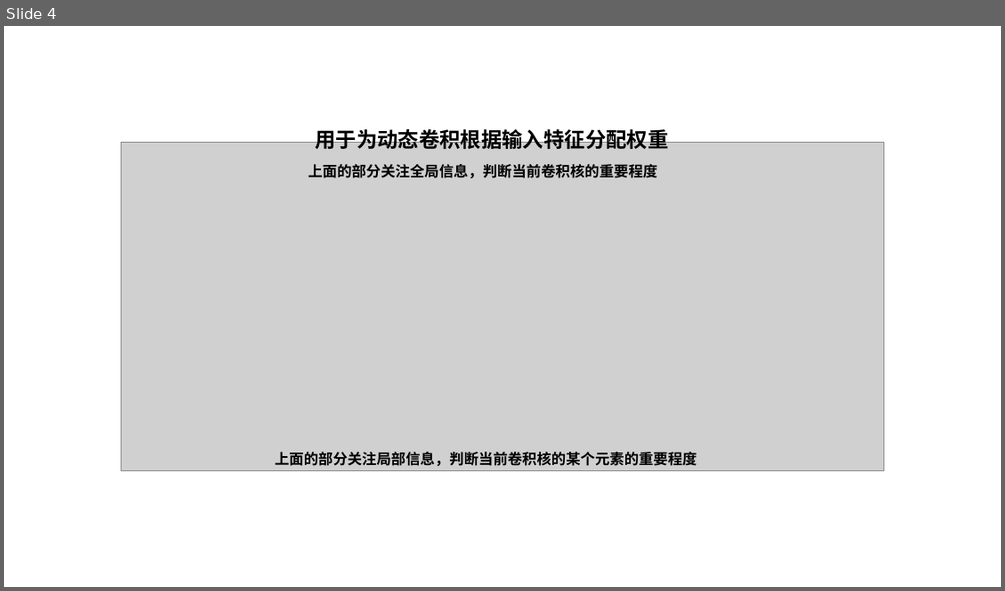
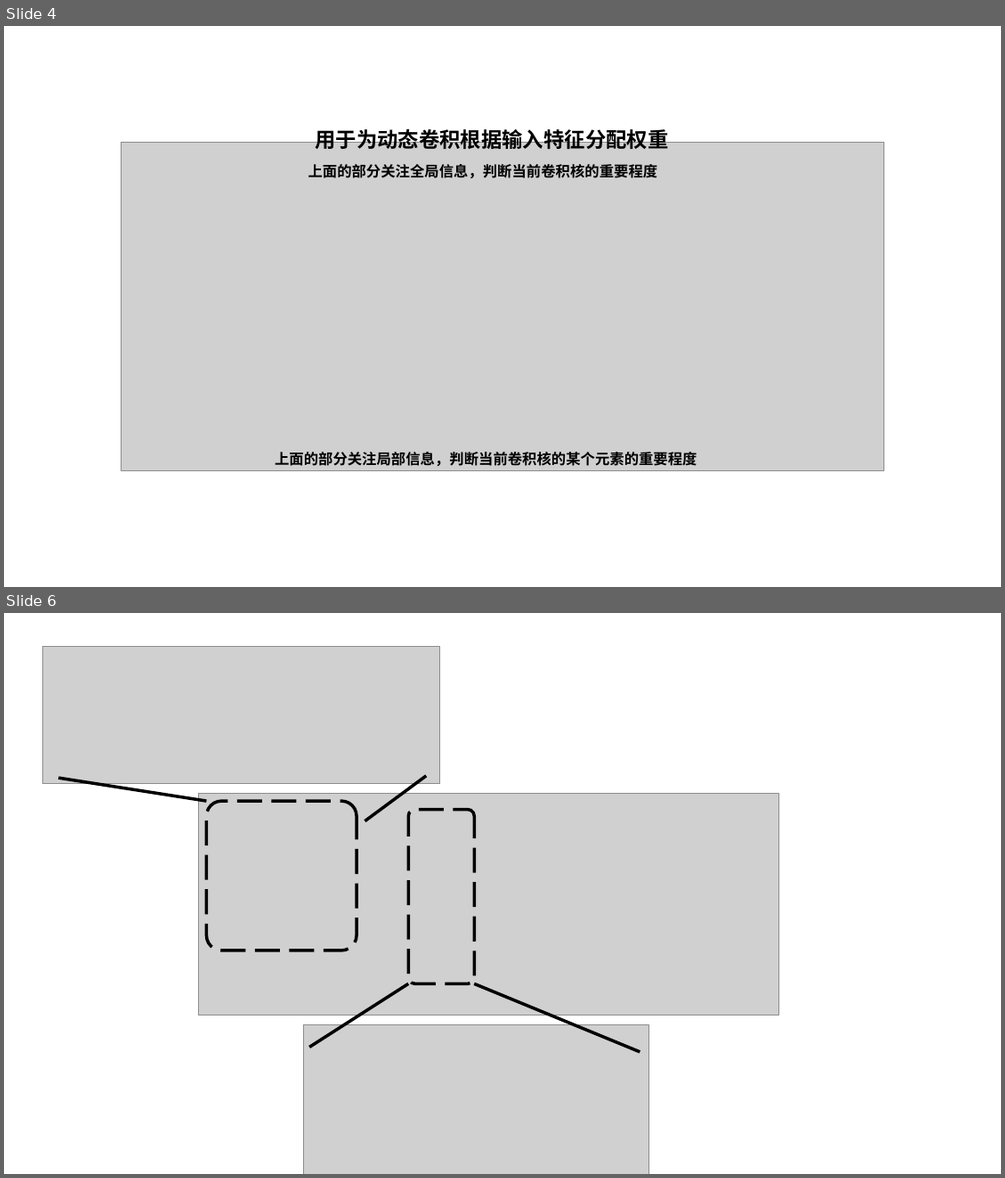
Before and after one commit to Elephant-King9/Paper, a slide deck: 论文插图.pptx. Shown one above the other, each under a label of ours: slide 4 before the commit, slides 4 and 6 after it; the slides between them are not shown. The pictures are 1005x591 and 1005x1178 pixels, drawn with LibreOffice and Linux fonts; fonts in the diff are those of the drawing; grey boxes stand for pictures. Boxes give left, top, right and bottom in pixels: in the first picture for what was removed or moved away, otherwise in the second. Text is boxed around its words. In the diff, an @@ line names an element or a change of style, - is before the commit and + after.

```diff
--- a/论文插图.pptx
+++ b/论文插图.pptx
@@ slide 6 added at [4,613,1001,1174], background #FFFFFF @@
@@ picture added at [43,646,439,783] @@
@@ line added from (58, 778) to (207, 801), #000000 3 pt @@
@@ picture added at [198,793,778,1014] @@
@@ line added from (427, 776) to (365, 821), #000000 3 pt @@
@@ rounded rectangle added at [207,801,357,950], outline #000000 3 pt dashed @@
@@ rounded rectangle added at [409,810,474,984], outline #000000 3 pt dashed @@
@@ line added from (310, 1046) to (409, 984), #000000 3 pt @@
@@ line added from (639, 1052) to (474, 984), #000000 3 pt @@
@@ picture added at [303,1024,648,1174] @@
```
Also in this commit, not shown: 3 other slides added, 1 slide removed, 20 other files.
